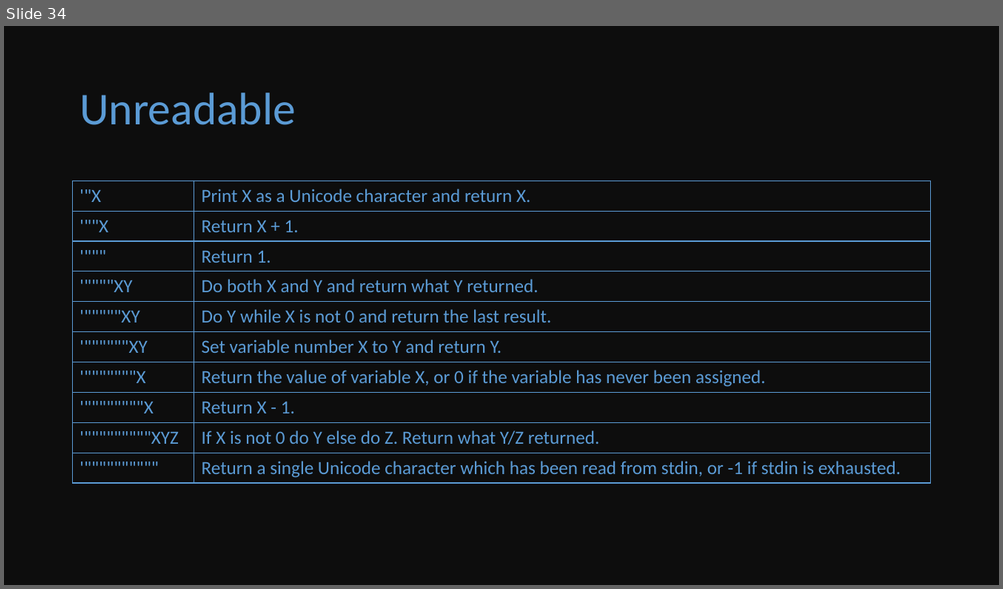
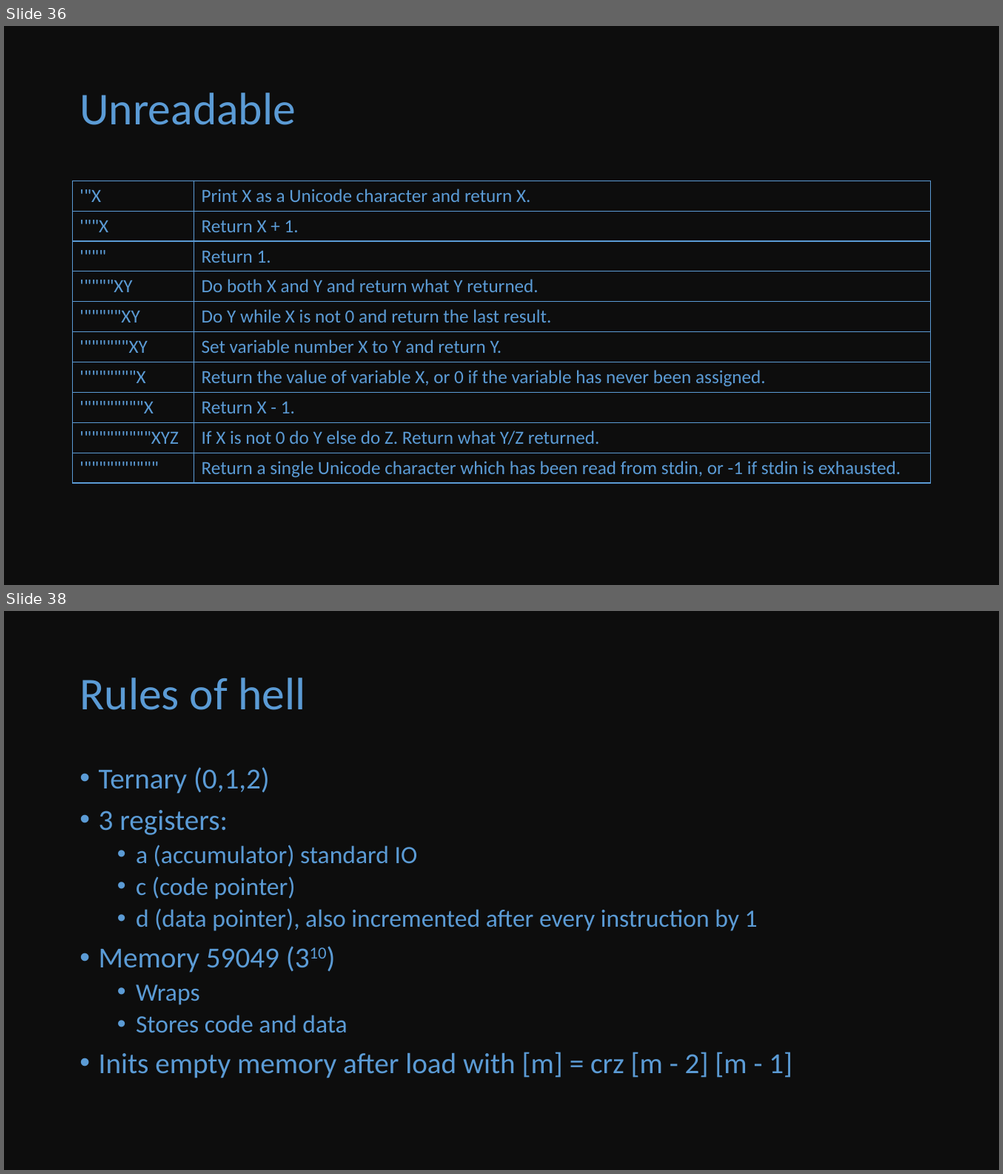
Before and after one commit to droppedcode/knowledge-bits, a slide deck: esolang/esolang.pptx. Shown one above the other, each under a label of ours: slide 34 before the commit, slides 36 and 38 after it; the slides between them are not shown. The pictures are 1003x589 and 1003x1174 pixels, drawn with LibreOffice and Linux fonts; fonts in the diff are those of the drawing. Boxes give left, top, right and bottom in pixels: in the first picture for what was removed or moved away, otherwise in the second. Text is boxed around its words. In the diff, an @@ line names an element or a change of style, - is before the commit and + after.

```diff
--- a/esolang/esolang.pptx
+++ b/esolang/esolang.pptx
@@ slide 38 added at bbox=[4, 611, 999, 1170], background #0D0D0D @@
@@ title added at bbox=[79, 678, 305, 710], 44 pt, text #5B9BD5 @@
+Rules of hell
@@ text added at bbox=[99, 767, 792, 1079], 24 pt, text #5B9BD5 @@
+• Ternary (0,1,2)
+• 3 registers:
+  • a (accumulator) standard IO
+  • c (code pointer)
+  • d (data pointer), also incremented after every instruction by 1
+• Memory 59049 (310)
+  • Wraps
+  • Stores code and data
+• Inits empty memory after load with [m] = crz [m - 2] [m - 1]
@@ what was slide 34 is now slide 36 @@
```
Also in this commit, not shown: 3 slides changed, 5 other slides added, 1 slide removed.
